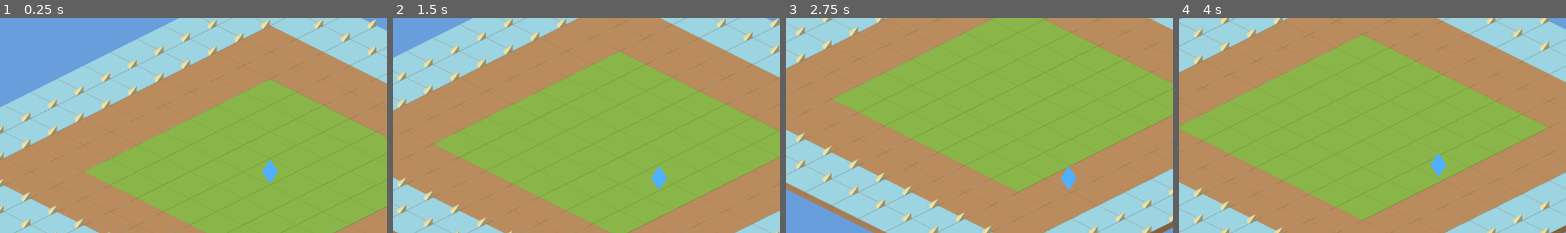
Above: before the commit, frames 1-4 (left to right).
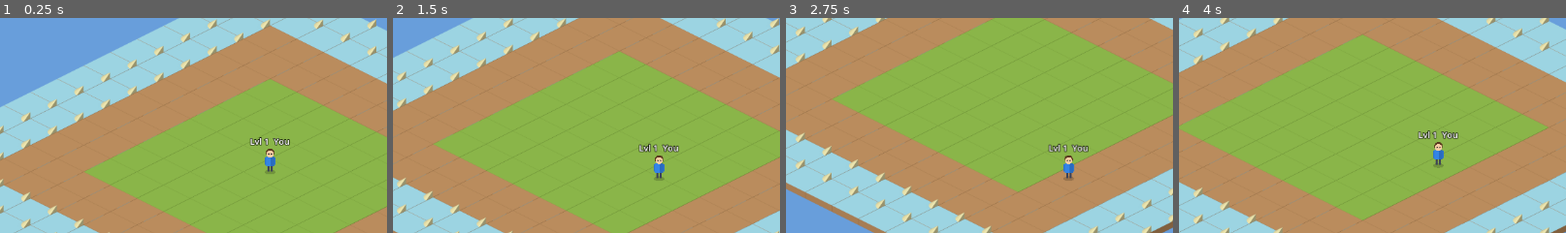
Above: after the commit, the same moments.

Repository: ClaudeDevs/SkyNomads
Game: Godot game, scene res://scenes/world.tscn
Same seed, same stepped clock (60 frames per second), same inputs: the game is played once before the commit and once after it.
Inputs:
- Up to frame 1 (0.25 s): no input
- Up to frame 2 (1.5 s): tap Enter at 0.5 s; hold D (move_right) 0.53-1.28 s; tap E (interact) at 0.6, 1.35 s; hold S (move_down) from 1.28 s (still down)
- Up to frame 3 (2.75 s): release S (move_down) at 2.03 s; hold D (move_right) from 2.03 s (still down); tap E (interact) at 2.1 s
- Up to frame 4 (4 s): release D (move_right) at 2.78 s; hold W (move_up) 2.78-3.53 s; tap E (interact) at 2.85, 3.6 s; hold A (move_left) from 3.53 s (still down)
The pictures show only the part of the screen within x 15-65%, y 15-65%; the shares and areas given below are measured in that part.

The runs differ from the first frame. In frame 1, 0.7% of the frame differs, in the area x 64-75%, y 55-78%; in frame 2, 0.7%; in frame 3, 0.7%, in the area x 67-79%, y 58-81%; in frame 4, 0.7%.

Commit message:
Update player.gd

Diff:
--- a/client/scripts/entities/player.gd
+++ b/client/scripts/entities/player.gd
@@ -1,84 +1,108 @@
 class_name Player
 extends CharacterBody2D
 
-## Client-side player movement controller for the isometric (2:1) map.
+## Client-side player movement controller for the isometric (2:1) map, plus a
+## simple code-drawn character + name/level tag (Kintara-style). Replace the
+## _draw character with a real spritesheet later for a polished look.
 ##
-## NOTE (server authority): this script is PREDICTION only. It moves the body
-## locally for responsiveness. The authoritative result must come from the
-## Nakama movement validator via the shared OP_MOVE_* contract. `speed` should
-## eventually be sourced from shared/constants (e.g. MAX_MOVE_SPEED) so the
-## client cannot out-run what the server will accept.
+## NOTE (server authority): movement here is PREDICTION only; the authoritative
+## result comes from the Nakama movement validator via the shared OP_MOVE_*
+## contract. `speed` is sourced from the shared MAX_MOVE_SPEED.
 
-## Screen-space movement speed in pixels/second.
-## Sourced from the shared contract so the client can never predict faster than
-## the server will accept (server validates against the same MAX_MOVE_SPEED).
 @export var speed: float = NetContract.MAX_MOVE_SPEED
+@export var player_name: String = "You"
+@export var level: int = 1
 
-## Tile is 32x16, so the isometric basis has a 2:1 (height:width) ratio.
-## A cartesian input is squashed on Y by this factor to follow the tile axes.
-const ISO_RATIO: float = 0.5  # tile_height / tile_width = 16.0 / 32.0
+const ISO_RATIO: float = 0.5  # tile_height / tile_width = 16 / 32
 
-## Player states. GATHERING is wired now so the core-loop logic can flip into
-## it later (lock movement, run the gather timer/anim) without touching the
-## movement code below — just set `_state = State.GATHERING`.
 enum State { IDLE, MOVING, GATHERING }
-
 var _state: State = State.IDLE
 
 
 func _ready() -> void:
-	# If a GatheringComponent is composed onto this entity, let it drive the
-	# GATHERING state (child emits up, parent reacts — CLAUDE.md §5).
+	# Hide the old placeholder diamond; we draw the character ourselves.
+	var body := get_node_or_null("Body")
+	if body != null:
+		body.visible = false
+
 	var gather := get_node_or_null("GatheringComponent")
 	if gather != null:
 		gather.gather_began.connect(_on_gather_began)
 		gather.gather_ended.connect(_on_gather_ended)
+
+	queue_redraw()
 
 
 func _physics_process(_delta: float) -> void:
 	if _can_move():
 		_handle_movement()
 	else:
-		# States like GATHERING freeze the body; the owning system controls
-		# when to return to IDLE.
 		velocity = Vector2.ZERO
-
 	move_and_slide()
 
 
-## True while the current state permits player-driven movement.
-## Extend the guard as new states are added.
 func _can_move() -> bool:
 	return _state != State.GATHERING
 
 
 func _handle_movement() -> void:
-	# Cartesian intent: x = left/right, y = up/down (up is negative).
-	var input_dir := Input.get_vector(
-		"move_left", "move_right", "move_up", "move_down"
-	)
-
+	var input_dir := Input.get_vector("move_left", "move_right", "move_up", "move_down")
 	if input_dir == Vector2.ZERO:
 		velocity = Vector2.ZERO
 		_state = State.IDLE
 		return
-
-	# Project cartesian intent onto the isometric axes, then normalize so the
-	# on-screen speed is constant in every direction.
 	velocity = _cartesian_to_isometric(input_dir).normalized() * speed
 	_state = State.MOVING
 
 
-## Maps a cartesian input direction to an isometric screen direction.
-## Result: Up -> up-right, Right -> down-right, Down -> down-left, Left -> up-left,
-## i.e. each key travels along a tile axis rather than straight across the screen.
 func _cartesian_to_isometric(dir: Vector2) -> Vector2:
 	return Vector2(dir.x - dir.y, (dir.x + dir.y) * ISO_RATIO)
 
 
 func _on_gather_began() -> void:
-	_state = State.GATHERING  # _can_move() now returns false; the body freezes
+	_state = State.GATHERING
 
 
 func _on_gather_ended() -> void:
 	_state = State.IDLE
+
+
+# --- Rendering: a little character + name/level tag (local space) ---
+
+func _draw() -> void:
+	# Soft shadow on the ground.
+	draw_colored_polygon(_ellipse(Vector2(0, 1), 8.0, 3.5), Color(0, 0, 0, 0.18))
+
+	# Legs.
+	draw_rect(Rect2(-4, -9, 3, 9), Color(0.24, 0.26, 0.34))
+	draw_rect(Rect2(1, -9, 3, 9), Color(0.24, 0.26, 0.34))
+
+	# Arms.
+	draw_rect(Rect2(-8, -21, 2, 11), Color(0.18, 0.46, 0.80))
+	draw_rect(Rect2(6, -21, 2, 11), Color(0.18, 0.46, 0.80))
+
+	# Torso (with a darker side for a bit of shading).
+	draw_rect(Rect2(-6, -22, 12, 14), Color(0.20, 0.52, 0.90))
+	draw_rect(Rect2(1, -22, 5, 14), Color(0.16, 0.42, 0.75))
+
+	# Head: hair on top, face below, two eyes.
+	draw_circle(Vector2(0, -28), 6.2, Color(0.35, 0.22, 0.12))
+	draw_circle(Vector2(0, -26), 5.2, Color(0.96, 0.80, 0.64))
+	draw_circle(Vector2(-2, -26), 0.9, Color(0.1, 0.1, 0.12))
+	draw_circle(Vector2(2, -26), 0.9, Color(0.1, 0.1, 0.12))
+
+	# Name + level tag above the head (outlined for readability).
+	var font := ThemeDB.fallback_font
+	var text := "Lvl %d  %s" % [level, player_name]
+	var pos := Vector2(-60, -40)
+	draw_string_outline(font, pos, text, HORIZONTAL_ALIGNMENT_CENTER, 120, 13, 4, Color(0, 0, 0, 0.85))
+	draw_string(font, pos, text, HORIZONTAL_ALIGNMENT_CENTER, 120, 13, Color.WHITE)
+
+
+## Build an ellipse polygon (draw_circle is round-only).
+func _ellipse(center: Vector2, rx: float, ry: float) -> PackedVector2Array:
+	var pts := PackedVector2Array()
+	for i in 16:
+		var a := TAU * i / 16.0
+		pts.append(center + Vector2(cos(a) * rx, sin(a) * ry))
+	return pts
